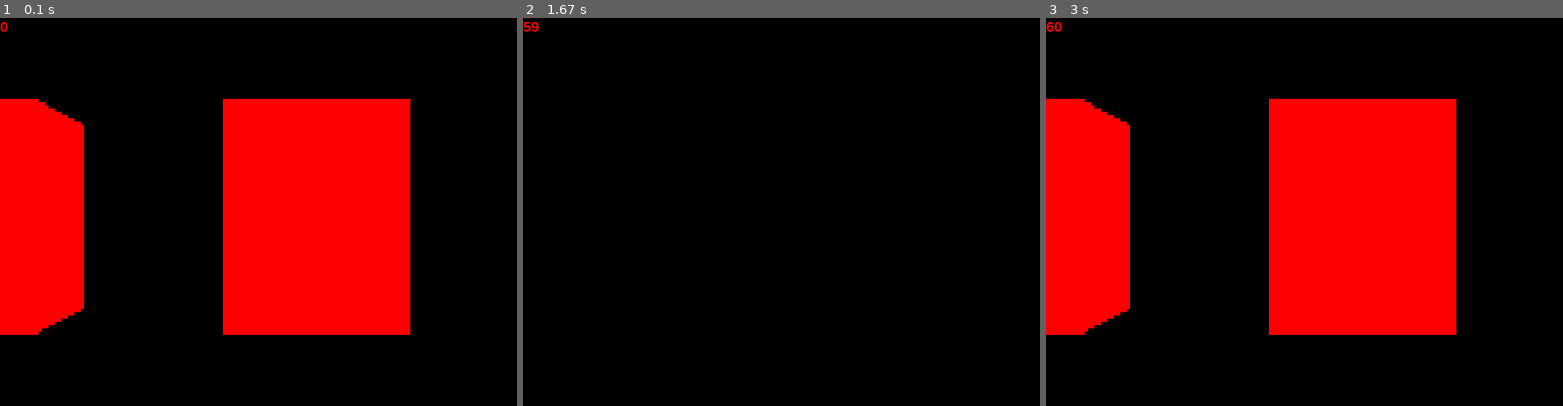
Above: before the commit, frames 1-3 (left to right).
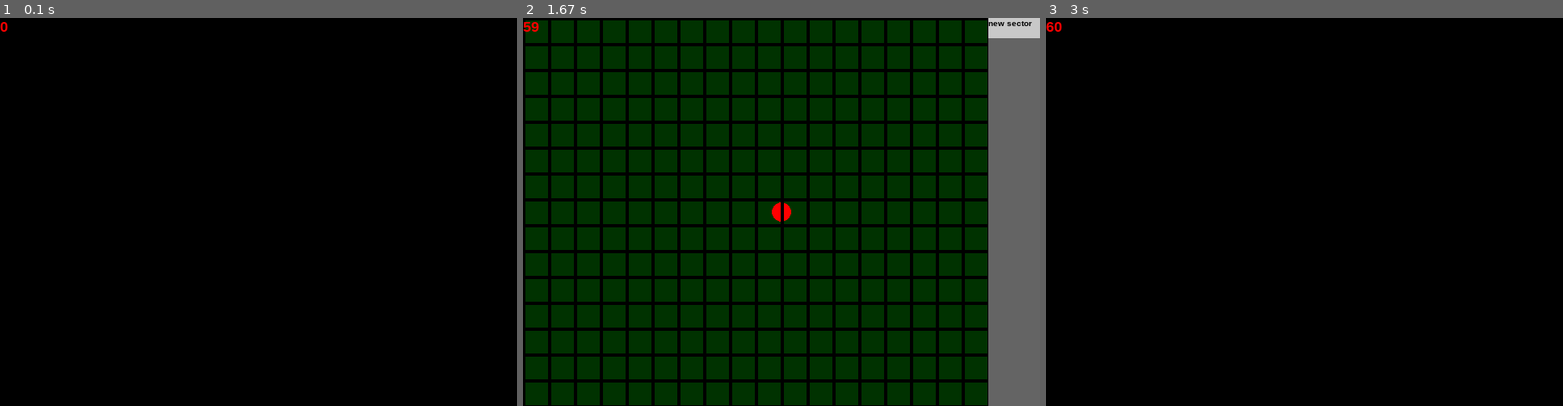
Above: after the commit, the same moments.

Repository: ArtonLong/pygame
Game: pygame game, started from 3d_rendering/main.py
The game is run twice, just before and just after one commit, with the same random seed, the same clock (stepped at 60 frames per second) and the same inputs.
Inputs (mouse positions are in pixels of both pictures, inside the frame that each line leads up to):
- Up to frame 1 (0.1 s): no input
- Up to frame 2 (1.67 s): tap I at 0.33, 1, 1.33 s; click (1014, 25) at 0.72 s, where only the run after the commit has a clickable "new sector"
- Up to frame 3 (3 s): tap I at 1.67, 2 s; hold Right 2.33-2.8 s; hold I from 2.83 s (still down)

The runs differ from the first frame. In frame 1, 31% of the frame differs, in the area x 0-80%, y 20-82%; in frame 2, 79%, in the area x 0-100%, y 0-100%; in frame 3, 31%.

Commit message:
started on custom editor for making sectors

Diff:
--- /dev/null
+++ b/3d_rendering/editor.py
@@ -0,0 +1,99 @@
+import pygame
+from pygame.locals import *
+import math
+
+from settings import *
+from sector import Sector, Wall
+
+class Editor:
+    def __init__(self, surface, player):
+        self.DISPLAY_SURF = surface
+        self.player = player
+        #self.mouse_pos = 0
+        self.sectors = []
+        self.walls = []
+        self.menu_width = 64
+        self.grid_scale = 32
+
+        self.start_sector_point = None
+        self.start_wall_point = [0,0]
+        self.end_wall_point = [0,0]
+        self.is_placing_sector = False
+
+        self.new_sector_btn = Button(self.menu_width, 25, SIZE[0]-self.menu_width, 0, "new sector")
+
+    def place_player(self):
+        pygame.draw.circle(self.DISPLAY_SURF, (255, 0, 0), (self.player.x+PIXEL_SCALE*W2, self.player.y+PIXEL_SCALE*H2), PIXEL_SCALE*3)
+
+    def draw(self):
+        color = (0,0,0)
+        #self.mouse_pos = pygame.mouse.get_pos()
+
+        vert_lines = int(SIZE[0]//4)
+        for v in range(vert_lines):
+            pygame.draw.line(self.DISPLAY_SURF, color, (v*self.grid_scale, SIZE[1]), (v*self.grid_scale, 0), PIXEL_SCALE)
+        hor_lines = int(SIZE[1]//4)
+        for h in range(hor_lines):
+            pygame.draw.line(self.DISPLAY_SURF, color, (SIZE[0], h*self.grid_scale), (0, h*self.grid_scale), PIXEL_SCALE)
+
+        pygame.draw.rect(self.DISPLAY_SURF, (100, 100, 100), ((SIZE[0]-self.menu_width, 0),(self.menu_width, SIZE[1])))
+
+        self.new_sector_btn.draw(self.DISPLAY_SURF)
+        if self.new_sector_btn.button_click() and not self.is_placing_sector:
+            self.place_sector()
+            self.is_placing_sector = True
+
+        if self.is_placing_sector:
+            self.placing_walls()
+
+    def place_sector(self):
+        new_sector = Sector(0,0,0,0,1,2)
+
+    def placing_walls(self):
+        mouse_pos = pygame.mouse.get_pos()
+        self.draw_pixel(mouse_pos[0], mouse_pos[1], 0)
+
+    def draw_pixel(self, x, y, c):
+        if c == 0: color = (255,255,255)
+        elif c == 1: color = (255,0,0)
+        elif c == 2: color = (0,255,0)
+        elif c == 3: color = (0,0,255)
+        elif c == 4: color = (100,0,155)
+        else: color = (50,50,50)
+
+        pygame.draw.rect(self.DISPLAY_SURF, color, ((x*PIXEL_SCALE, y*PIXEL_SCALE), (PIXEL_SCALE, PIXEL_SCALE)))
+
+    def drawLine(self, x1,y1,x2,y2, r,g,b):
+        x = x2-x1
+        y = y2-y1
+        max = math.fabs(x)
+        if math.fabs(y)>max: max=math.fabs(y)
+        x /= max
+        y /= max
+        for i in range(max):
+            self.draw_pixel(x1,y1,r,g,b)
+            x1+=x
+            y1+=y
+
+class Button:
+    def __init__(self, width, height, x, y, text):
+        self.width, self.height = width, height
+        self.x, self.y = x, y
+        self.text = self.font(text)
+
+        self.rect = pygame.Rect(x, y, width, height)
+
+    def button_click(self):
+        pressed = pygame.mouse.get_pressed()
+        if pressed[0]:
+            if self.rect.collidepoint(pygame.mouse.get_pos()):
+                return True
+        return False
+
+    def font(self, text):
+        font = pygame.font.SysFont("Arial" , 10, bold = True)
+        return font.render(text , 1, (0,0,0))
+
+    def draw(self, surface):
+        pygame.draw.rect(surface, (200,200,200), self.rect)
+        surface.blit(self.text, (self.x, self.y))
--- a/3d_rendering/main.py
+++ b/3d_rendering/main.py
@@ -6,6 +6,7 @@
 from settings import *
 from player import Player
 from sector import Sector, Wall
+from editor import Editor
 
 class App:
     def __init__(self):
@@ -15,13 +16,17 @@
         self.DISPLAY_SURF = pygame.display.set_mode(SIZE)
         self.is_edit = False
 
-        self.player = Player(70, -110, 20, 0, 0)
-
-        self.sectors = [Sector(0, 4, 0, 40, 3, 4), Sector(4, 8, 0, 40, 1, 2)]
-        self.walls = [
-            Wall(0,0,32,0,1), Wall(32,0,32,32,2), Wall(32,32,0,32,1), Wall(0,32,0,0,2),
-            Wall(64,96,0,0,3), Wall(96,96,0,32,4), Wall(96,64,32,32,3), Wall(64,64,32,0,4)
-            ]
+        self.player = Player(0, 0, 20, 0, 0)
+        self.editor = Editor(self.DISPLAY_SURF, self.player)
+
+        self.sectors = []
+        self.walls = []
+
+        # self.sectors = [Sector(0, 4, 0, 40, 3, 4), Sector(4, 8, 0, 40, 1, 2)]
+        # self.walls = [
+        #     Wall(0,0,32,0,1), Wall(32,0,32,32,2), Wall(32,32,0,32,1), Wall(0,32,0,0,2),
+        #     Wall(64,96,0,0,3), Wall(96,96,0,32,4), Wall(96,64,32,32,3), Wall(64,64,32,0,4)
+        #     ]
 
         self.cos = [0]*360
         self.sin = [0]*360
@@ -31,6 +36,14 @@
 
     def dist(self, x1, x2, y1, y2):
         return math.sqrt((x2-x1)*(x2-x1)+(y2-y1)*(y2-y1))
+
+    def game_scene(self):
+        keys = pygame.key.get_pressed()
+        if keys[pygame.K_i]:
+            self.is_edit = True
+        self.player.move_player(self.cos, self.sin)
+        self.draw_3d()
+        #self.draw_pixel(W2, H2, 1)
 
     def clip_behind_player(self, x1, y1, z1, x2, y2, z2):
         d = y1 - y2
@@ -178,6 +191,13 @@
 
         pygame.draw.rect(self.DISPLAY_SURF, color, ((x*PIXEL_SCALE, HEIGHT*PIXEL_SCALE - y*PIXEL_SCALE), (PIXEL_SCALE, PIXEL_SCALE)))
 
+    def edit_scene(self):
+        keys = pygame.key.get_pressed()
+        if keys[pygame.K_i]:
+            self.is_edit = False
+        self.editor.place_player()
+        self.editor.draw()
+
     def on_quit(self):
         pygame.quit()
         sys.exit()
@@ -191,19 +211,6 @@
         fps_t = self.font(fps)
         self.DISPLAY_SURF.blit(fps_t,(0,0))
 
-    def game_scene(self):
-        keys = pygame.key.get_pressed()
-        if keys[pygame.K_i]:
-            self.is_edit = True
-        self.player.move_player(self.cos, self.sin)
-        self.draw_3d()
-        #self.draw_pixel(W2, H2, 1)
-
-    def edit_scene(self):
-        keys = pygame.key.get_pressed()
-        if keys[pygame.K_i]:
-            self.is_edit = False
-
     def on_execute(self):
         clock = pygame.time.Clock()
 
@@ -211,11 +218,15 @@
             for event in pygame.event.get():
                 if event.type == QUIT:
                     self.on_quit()
-            self.DISPLAY_SURF.fill((0,0,0))
+
+            self.sectors = self.editor.sectors
+            self.walls = self.editor.walls
 
             if self.is_edit:
+               self.DISPLAY_SURF.fill((0,50,0))
                self.edit_scene()
             else:
+                self.DISPLAY_SURF.fill((0,0,0))
                 self.game_scene()
 
             self.fps_counter(clock)
--- a/3d_rendering/settings.py
+++ b/3d_rendering/settings.py
@@ -6,7 +6,7 @@
 HEIGHT = 120*RESULUTION
 W2 = WIDTH/2
 H2 = HEIGHT/2
-PIXEL_SCALE = 4/RESULUTION
+PIXEL_SCALE = int(4//RESULUTION)
 SIZE = (WIDTH*PIXEL_SCALE, HEIGHT*PIXEL_SCALE)
 
 # NUM_SECTORS = 4
